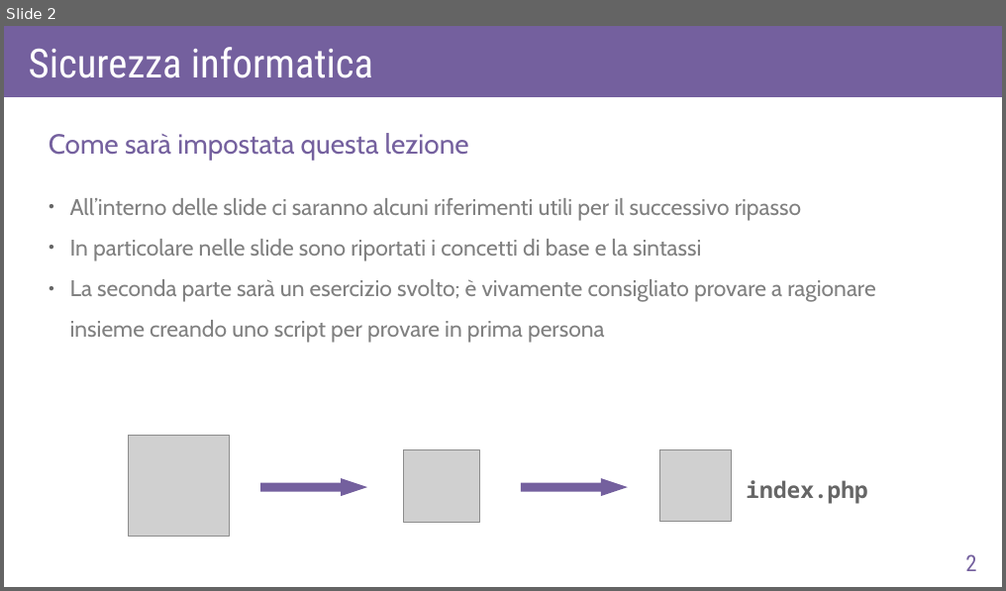
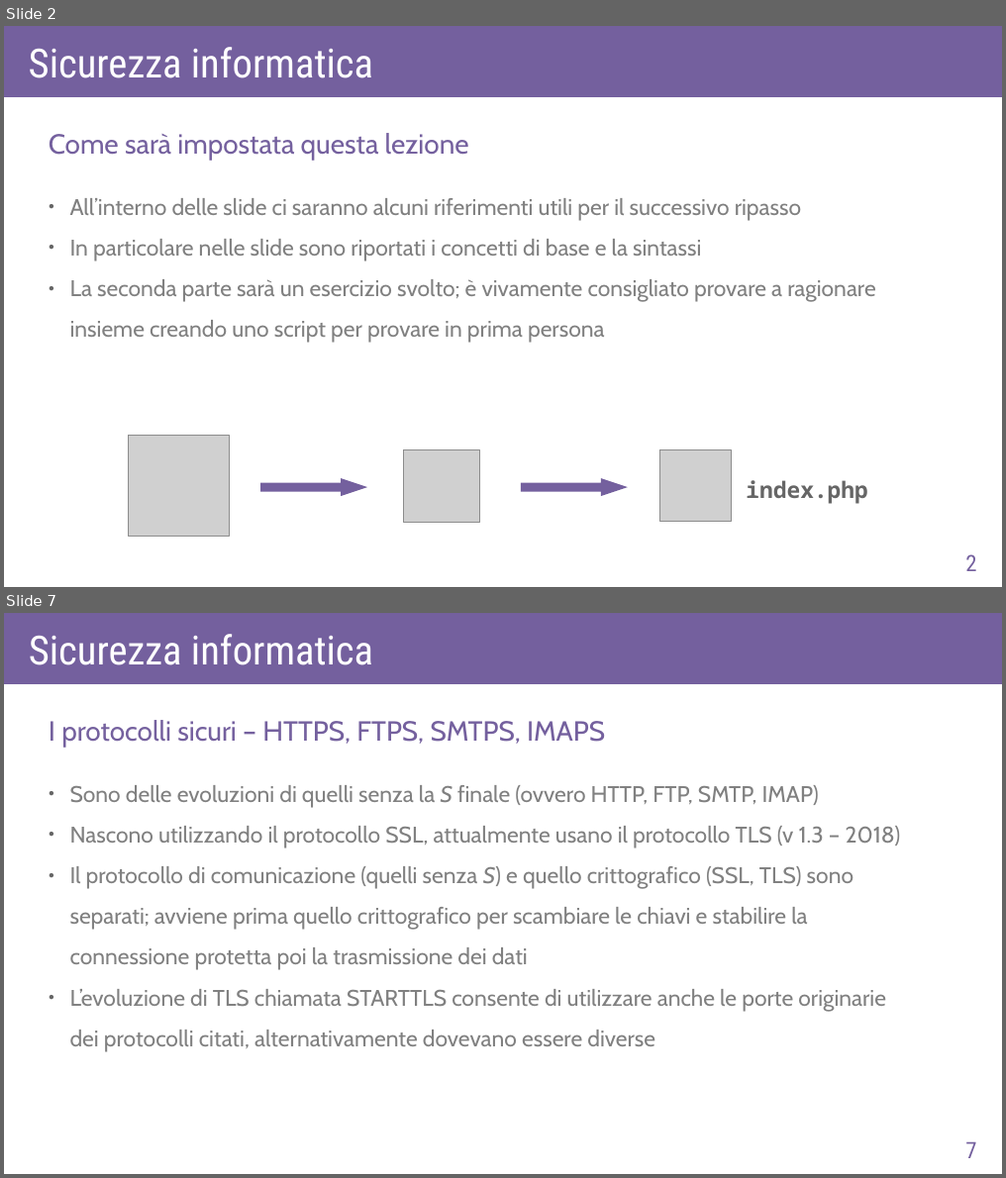
Before and after one commit to AlexF1789/corsoPHP, a slide deck: slide_odp/lez8.odp. Shown one above the other, each under a label of ours: slide 2 before the commit, slides 2 and 7 after it; the slides between them are not shown. The pictures are 1006x591 and 1006x1178 pixels, drawn with LibreOffice and Linux fonts; fonts in the diff are those of the drawing; grey boxes stand for pictures. Boxes give left, top, right and bottom in pixels: in the first picture for what was removed or moved away, otherwise in the second. Text is boxed around its words. In the diff, an @@ line names an element or a change of style, - is before the commit and + after.

Commit message:
aggiornamento quasi finale

```diff
--- a/slide_odp/lez8.odp
+++ b/slide_odp/lez8.odp
@@ slide 7 added at <box>4,613,1002,1174</box>, background #FFFFFF @@
@@ rectangle added at <box>4,613,1002,684</box>, fill #74609E @@
@@ text added at <box>29,634,373,665</box>, 32 pt, text #FFFFFF @@
+Sicurezza informatica
@@ text added at <box>49,720,605,747</box>, 22 pt, text #74609E @@
+I protocolli sicuri – HTTPS, FTPS, SMTPS, IMAPS
@@ text added at <box>70,785,901,1053</box>, 18 pt, text #808080 @@
+● Sono delle evoluzioni di quelli senza la S finale (ovvero HTTP, FTP, SMTP, IMAP)
+● Nascono utilizzando il protocollo SSL, attualmente usano il protocollo TLS (v 1.3 – 2018)
+● Il protocollo di comunicazione (quelli senza S) e quello crittografico (SSL, TLS) sono
+  separati; avviene prima quello crittografico per scambiare le chiavi e stabilire la
+  connessione protetta poi la trasmissione dei dati
+● L’evoluzione di TLS chiamata STARTTLS consente di utilizzare anche le porte originarie
+  dei protocolli citati, alternativamente dovevano essere diverse
@@ page number added at <box>965,1143,976,1158</box>, 18 pt, text #74609E @@
+7
```
Also in this commit, not shown: 9 other slides added, 1 slide removed, 32 other files.
